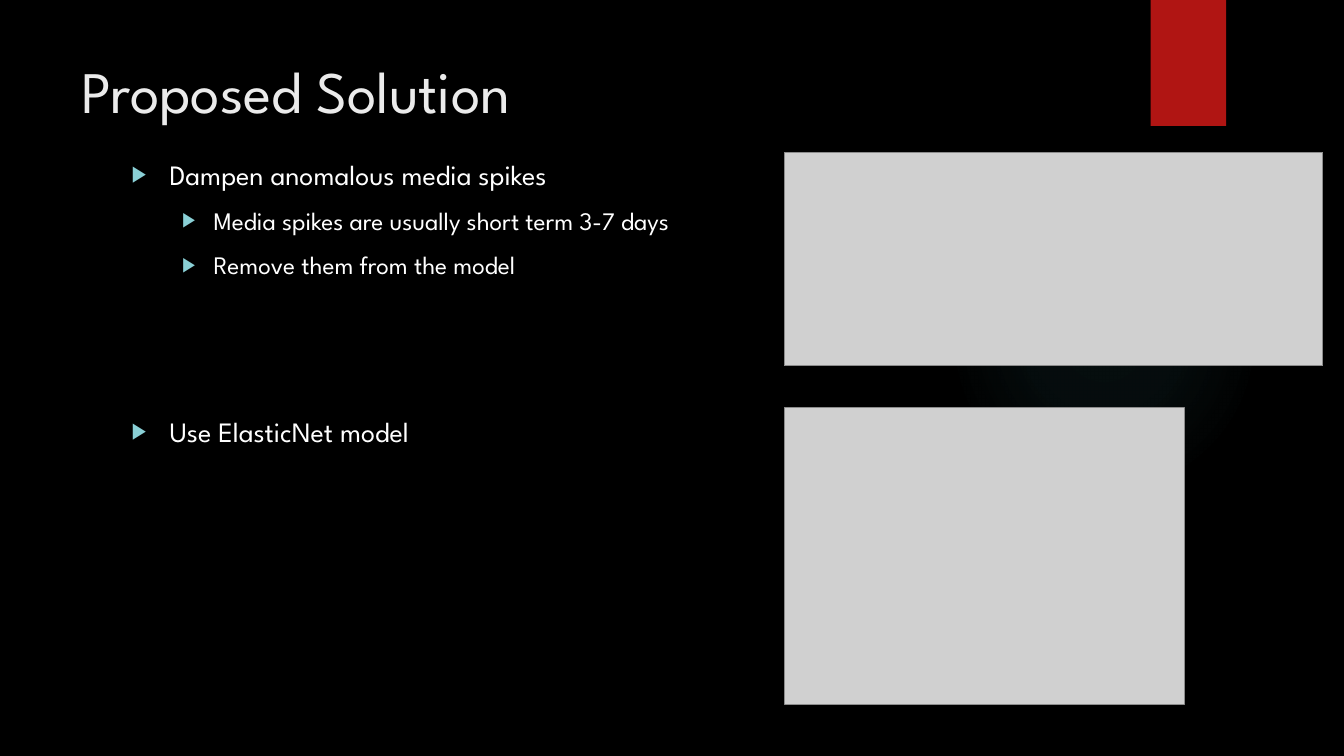
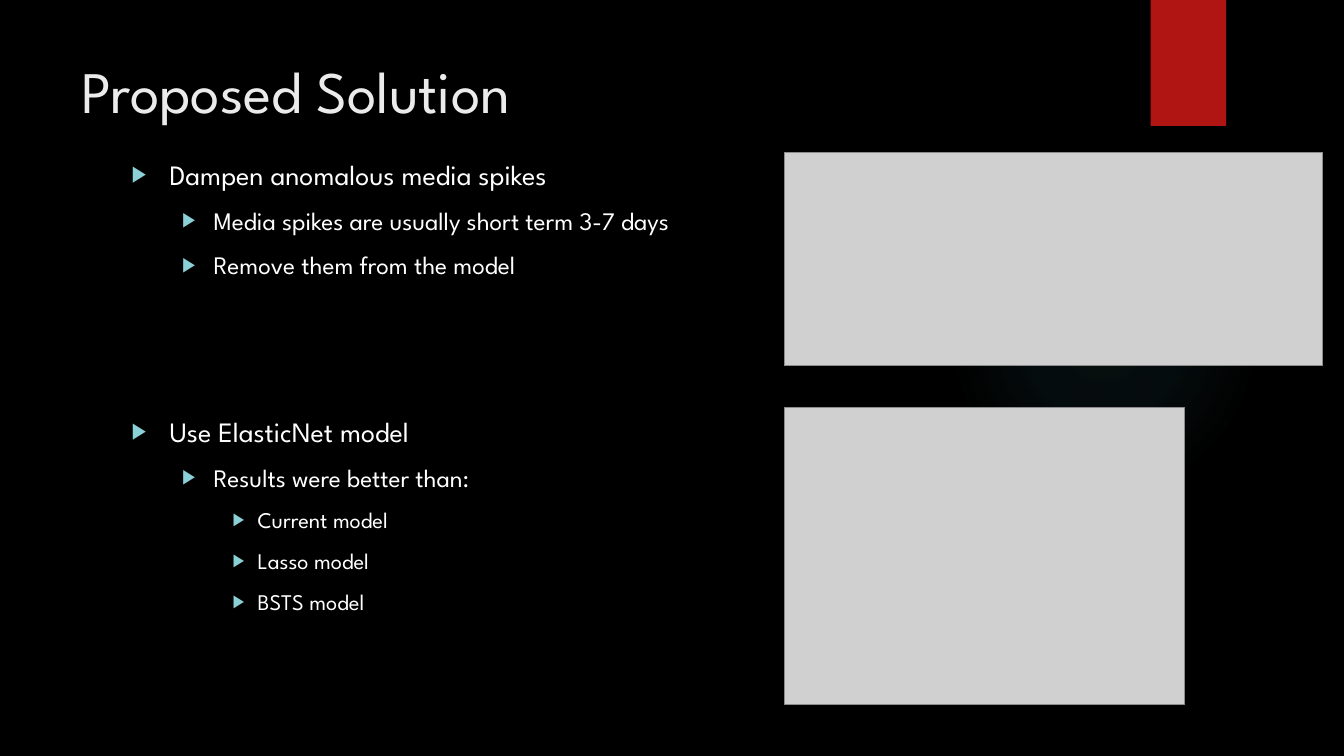
Before and after one commit to Polo08816/DataMining, a slide deck: slide 8 of Article/Google Disease Trends.pptx (slide 4 before the commit). Drawn at 1344x756 pixels with LibreOffice and Linux fonts; fonts in the diff are those of the drawing; grey boxes stand for pictures; background and template pictures are left out. Boxes give left, top, right and bottom in pixels: in the first picture for what was removed or moved away, otherwise in the second. Text is boxed around its words. In the diff, an @@ line names an element or a change of style, - is before the commit and + after.

```diff
--- a/Article/Google Disease Trends.pptx
+++ b/Article/Google Disease Trends.pptx
@@ text at <box>214,469,469,611</box>: paragraphs added @@
+  ▶ Results were better than:
+    ▶ Current model
+    ▶ Lasso model
+    ▶ BSTS model
```
Also in this commit, not shown: 3 other slides changed, 5 slides added, 4 other files.
